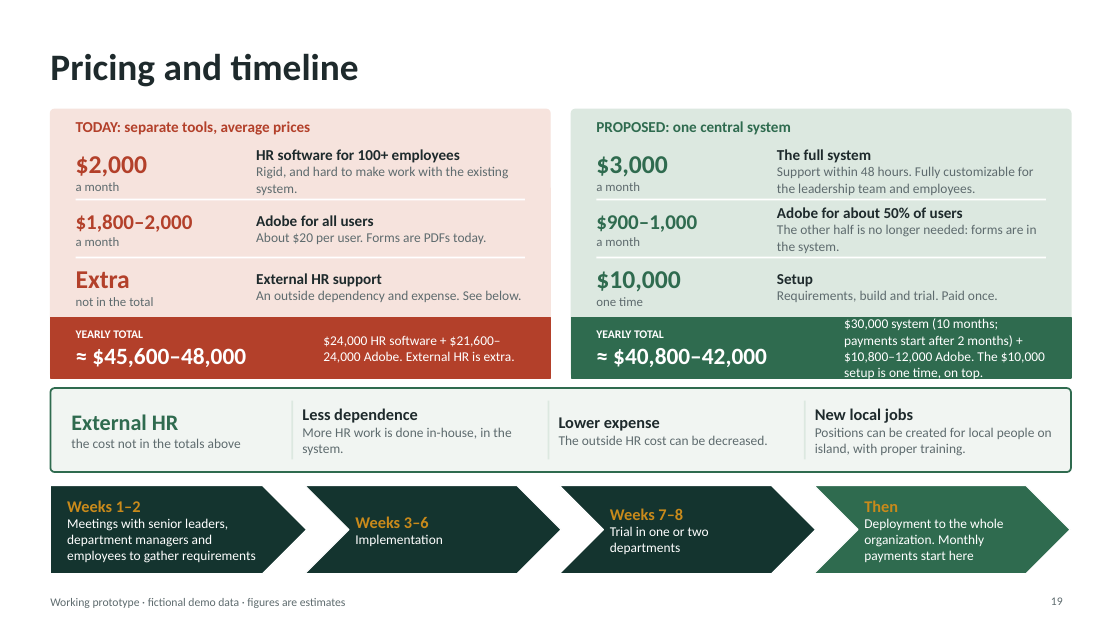
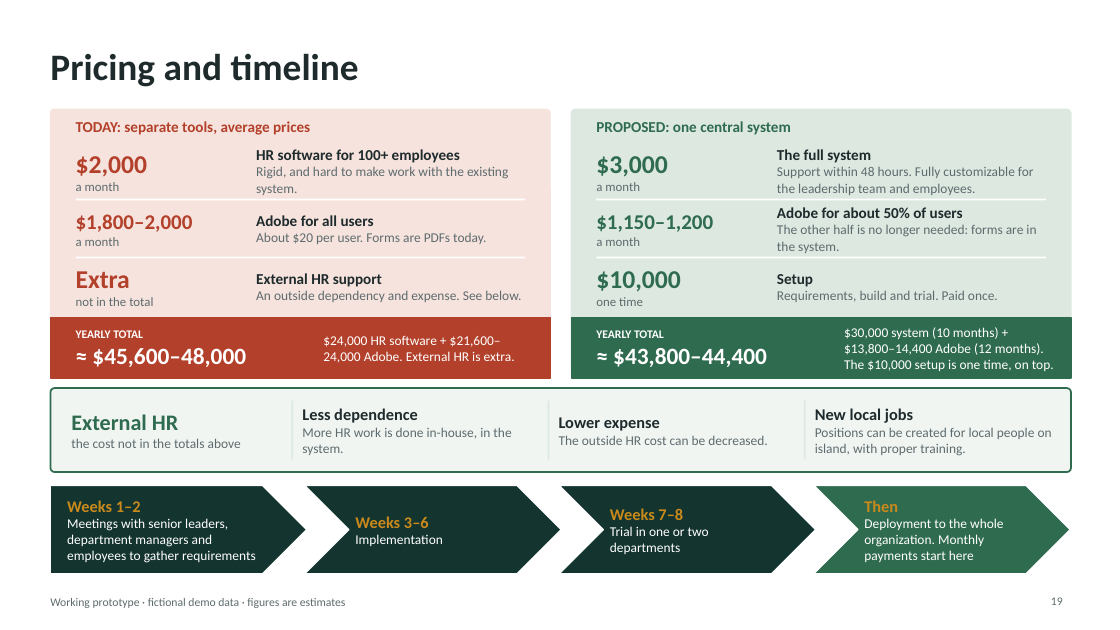
Before and after one commit to AndalibOlee/Portfolio, a slide deck: slide 19 of demo-platform/docs/DEMO_Executive_Presentation.pptx. Drawn at 1120x630 pixels with LibreOffice and Linux fonts; fonts in the diff are those of the drawing. Boxes give left, top, right and bottom in pixels: in the first picture for what was removed or moved away, otherwise in the second. Text is boxed around its words. In the diff, an @@ line names an element or a change of style, - is before the commit and + after.

```diff
--- a/demo-platform/docs/DEMO_Executive_Presentation.pptx
+++ b/demo-platform/docs/DEMO_Executive_Presentation.pptx
@@ text at [596, 215, 713, 232]: text changed @@
-$900–1,000
+$1,150–1,200
@@ text at [844, 327, 1054, 371]: text changed @@
-$30,000 system (10 months; payments start after 2 months) + $10,800–12,000 Adobe. The $10,000 setup is one time, on top.
+$30,000 system (10 months) + $13,800–14,400 Adobe (12 months). The $10,000 setup is one time, on top.
@@ text at [613, 348, 767, 367]: text changed @@
-≈ $40,800–42,000
+≈ $43,800–44,400
```
Also in this commit, not shown: 2 other files.
